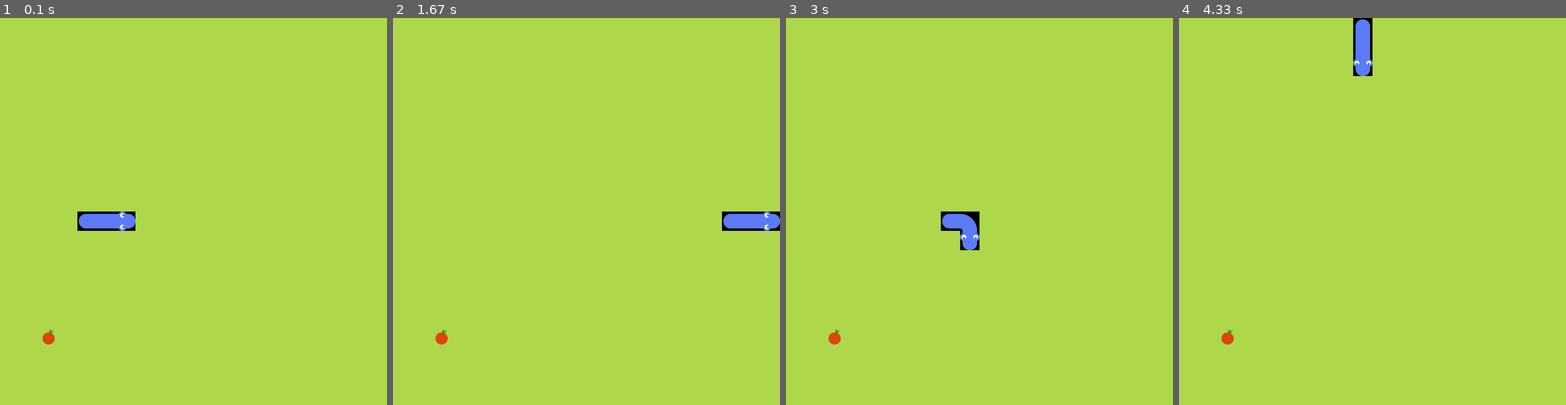
Above: before the commit, frames 1-4 (left to right).
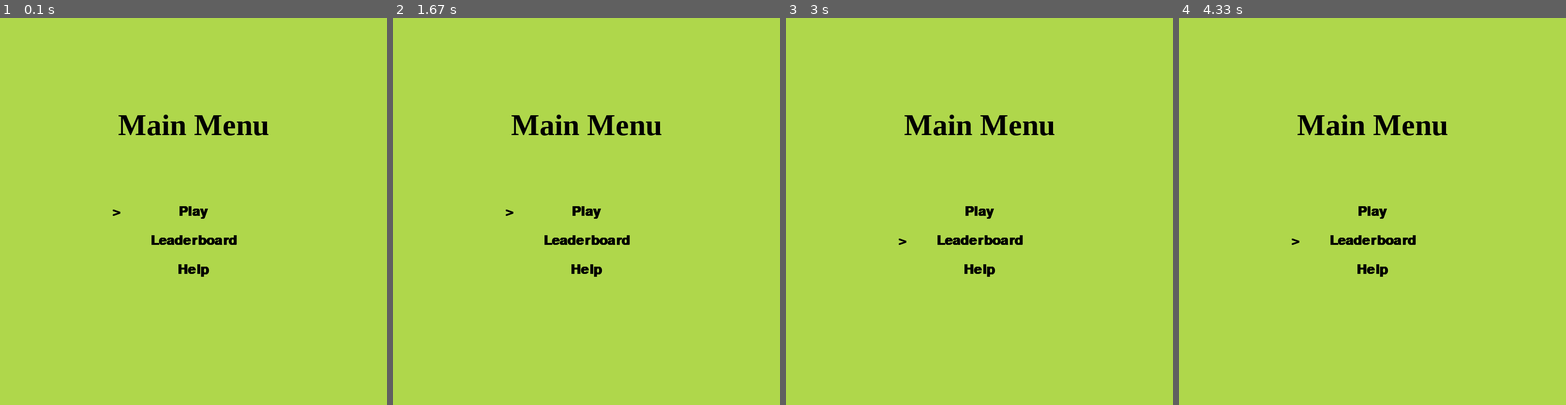
Above: after the commit, the same moments.

Repository: tenos200/snakePygame
Game: pygame game, started from snake.py
Same seed, same stepped clock (60 frames per second), same inputs: the game is played once before the commit and once after it.
Inputs:
- Up to frame 1 (0.1 s): no input
- Up to frame 2 (1.67 s): tap Space at 0.83 s
- Up to frame 3 (3 s): tap Space at 2.17, 2.5 s; hold Down from 2.83 s (still down)
- Up to frame 4 (4.33 s): release Down at 3.3 s; hold Up 3.33-3.8 s; hold Down 3.83-4.3 s

The runs differ from the first frame. In frame 1, 2.3% of the frame differs, in the area x 11-70%, y 24-85%; in frame 2, 2.3%, in the area x 11-100%, y 24-85%; in frame 3, 2.2%; in frame 4, 2.3%.

Commit message:
added movable cursor to menu class

Diff:
--- a/snake.py
+++ b/snake.py
@@ -5,19 +5,23 @@
 import random
 
 #to do -
-#add menu
+#fix cursor in menu
+#fix so you can start from menu
 #fix case for animation when in top right and left screen
 #add score, allow high score to be stored and loaded
-
-#globals
+#move globals to another render class now when game menu class is being implemented
+
+#globals to render
 pg.init()
 cell_size = 40
 cell_number = 20
 font = pg.font.SysFont('timesnewroman', 32)
-game_over_msg = f'Game over! Score: '
+font_menu = pg.font.SysFont('Raleway', 42, bold=True, italic=False)
+font_header = pg.font.SysFont('timesnewroman', 62, bold=True, italic=False)
+game_over_msg = f''
 game_over_msg2 = f'Press R to play again or Q to quit'
 text = font.render(game_over_msg, True,
-        (255, 0, 0), (0, 0, 0))
+    (255, 0, 0), (0, 0, 0))
 text2 = font.render(game_over_msg2, True,
         (255, 0, 0), (0, 0, 0))
 textRect = text.get_rect()
@@ -34,6 +38,67 @@
 pg.time.set_timer(SCREEN_UPDATE, speed)
 
 
+class Menu:
+
+    def __init__(self):
+        self.cursor_x = cell_number*cell_size / 2 - 160
+        self.cursor_y = cell_number*cell_size / 2
+        self.move_down = 60
+        self.move_up = -60
+        self.game = Game()
+        self.menu_color = (175, 215, 75)
+        self.menu_text_color = (0, 0, 0)
+        self.menu_text = 'Main Menu'
+        self.play_text = 'Play'
+        self.leaderboard_text = 'Leaderboard'
+        self.help_text = 'Help'
+        self.credits_text = 'Credits'
+        self.mid = cell_number*cell_size / 2
+        self.menu_cursor = font_menu.render('>', True, (0, 0, 0), self.menu_color)
+        self.cursor_rect = self.menu_cursor.get_rect()
+        self.cursor_rect.center = (self.cursor_x,
+                self.cursor_y)
+
+    def menu_run(self):
+
+        while True:
+            for event in pg.event.get():
+                if event.type == pg.QUIT:
+                    pg.quit()
+                    sys.exit()
+                elif event.type == pg.KEYDOWN:
+                    if event.key == pg.K_UP:
+                        self.cursor_y+=self.move_up
+                    elif event.key == pg.K_DOWN:
+                        self.cursor_y+=self.move_down
+
+            self.draw_elements()
+            self.draw_cursor()
+            pg.display.update()
+
+
+    def draw_cursor(self):
+        self.draw_text(">", 'Raleway', True, 42, self.cursor_x, self.cursor_y)
+
+    def draw_text(self, text, font_type, bold, size, x, y):
+        fonts = pg.font.SysFont(font_type, size, bold, italic=False)
+        display = fonts.render(text, True, (0, 0, 0),
+                self.menu_color)
+        display_rect  = display.get_rect()
+        display_rect.center = (x, y)
+        board.blit(display, display_rect)
+
+    def draw_elements(self):
+            board.fill(self.menu_color)
+            self.draw_text(self.menu_text,'timesnewroman', True, 62, self.mid,
+                    self.mid - 180)
+            self.draw_text(self.play_text,'Raleway', True, 42,
+                    self.mid, self.mid)
+            self.draw_text(self.leaderboard_text,'Raleway', True, 42,
+                self.mid, self.mid + 60)
+            self.draw_text(self.help_text,'Raleway', True, 42,
+                self.mid, self.mid + 120)
+
 
 class Snake:
 
@@ -86,7 +151,8 @@
                 elif previous_block.y == next_block.y:
                     board.blit(self.body_horizontal, snake_rect)
                 else:
-                    #print(f'{previous_block.x} {previous_block.y} {next_block.x} {next_block.y}')
+                    #print(f'{previous_block.x}
+                    #{previous_block.y} {next_block.x} {next_block.y}')
                     if previous_block.x == -1 and next_block.y == -1:
                         board.blit(self.body_tl, snake_rect)
                     elif previous_block.y == -1 and next_block.x == -1:
@@ -199,7 +265,7 @@
     def reset(self):
         self.body = [v2(6, 10), v2(5, 10)]
         self.movement = v2(0, 0)
-        game = Main()
+        game = Game()
         game.run()
 
 
@@ -223,7 +289,7 @@
 
 
 
-class Main:
+class Game:
 
     def __init__(self):
         self.framerate = 60
@@ -273,12 +339,16 @@
         self.display_message()
 
     def update_score(self):
-        self.score = len(self.snake.body)
+        self.score+=1
 
     def display_message(self):
+        game_over_msg = f'Game over! Score: {self.score}'
+        text = font.render(game_over_msg, True,
+            (255, 0, 0), (0, 0, 0))
         board.fill(self.game_over_color)
         board.blit(text, textRect)
         board.blit(text2, textRect2)
+        self.score = 0
 
     def run(self):
 
@@ -318,5 +388,5 @@
             pg.display.update()
             clock.tick(self.framerate)
 
-game = Main()
-game.run()
+menu = Menu()
+menu.menu_run()
